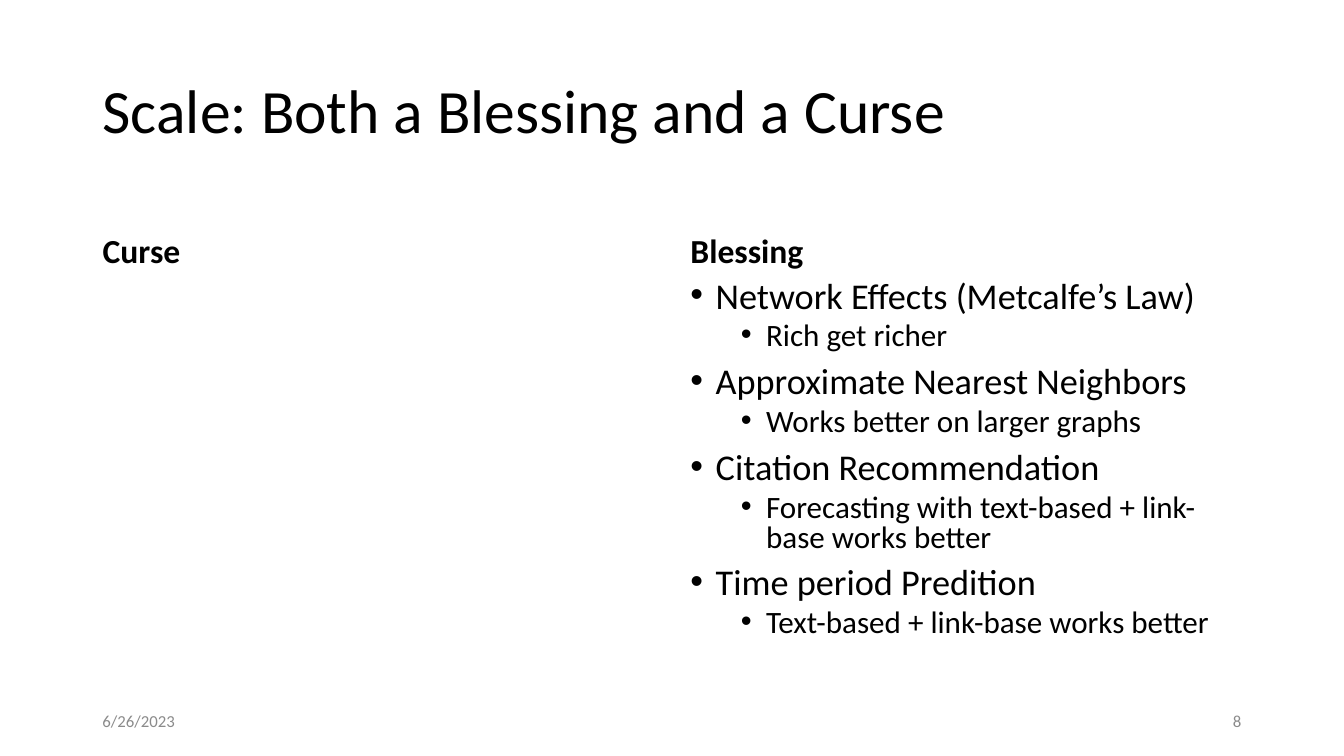
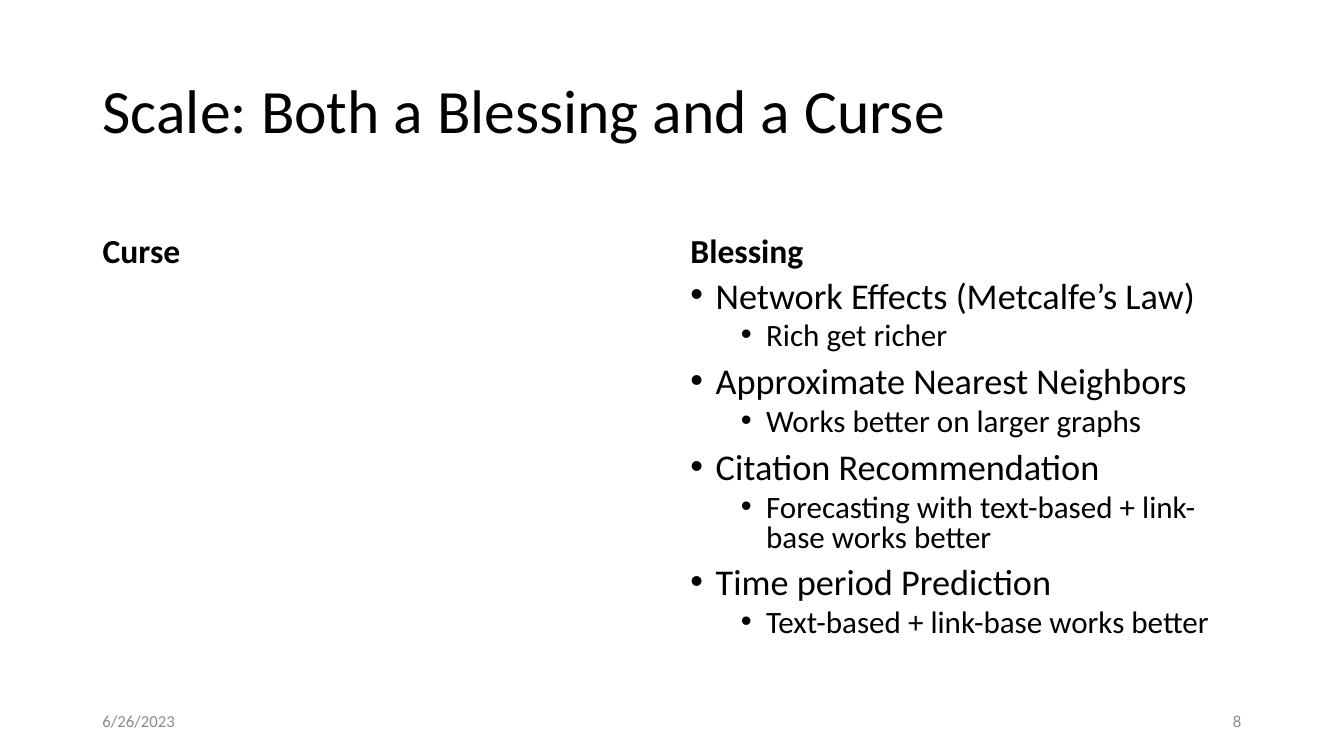
Before and after one commit to kwchurch/JSALT_Better_Together, a slide deck: slide 8 of slides/final_presentation_draft/bins_v3.pptx. Drawn at 1344x756 pixels with LibreOffice and Linux fonts; fonts in the diff are those of the drawing; grey boxes stand for pictures. Boxes give left, top, right and bottom in pixels: in the first picture for what was removed or moved away, otherwise in the second. Text is boxed around its words. In the diff, an @@ line names an element or a change of style, - is before the commit and + after.

Commit message:
Last slide

```diff
--- a/slides/final_presentation_draft/bins_v3.pptx
+++ b/slides/final_presentation_draft/bins_v3.pptx
@@ text at <box>716,569,1051,601</box>: text changed @@
-• Time period Predition
+• Time period Prediction
```
Also in this commit, not shown: 1 other file.
